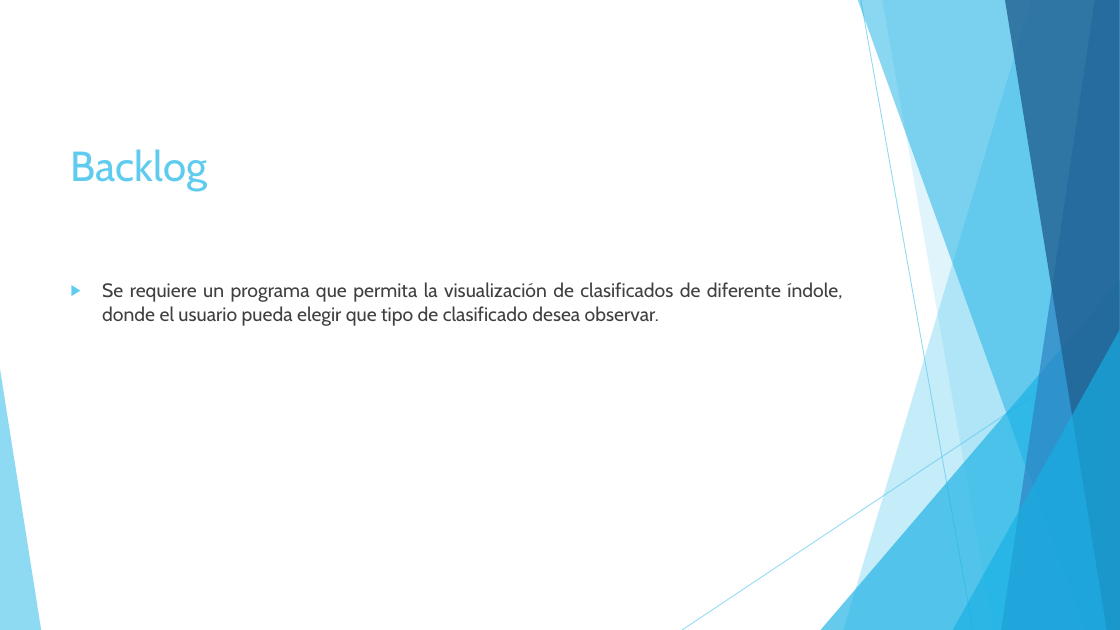
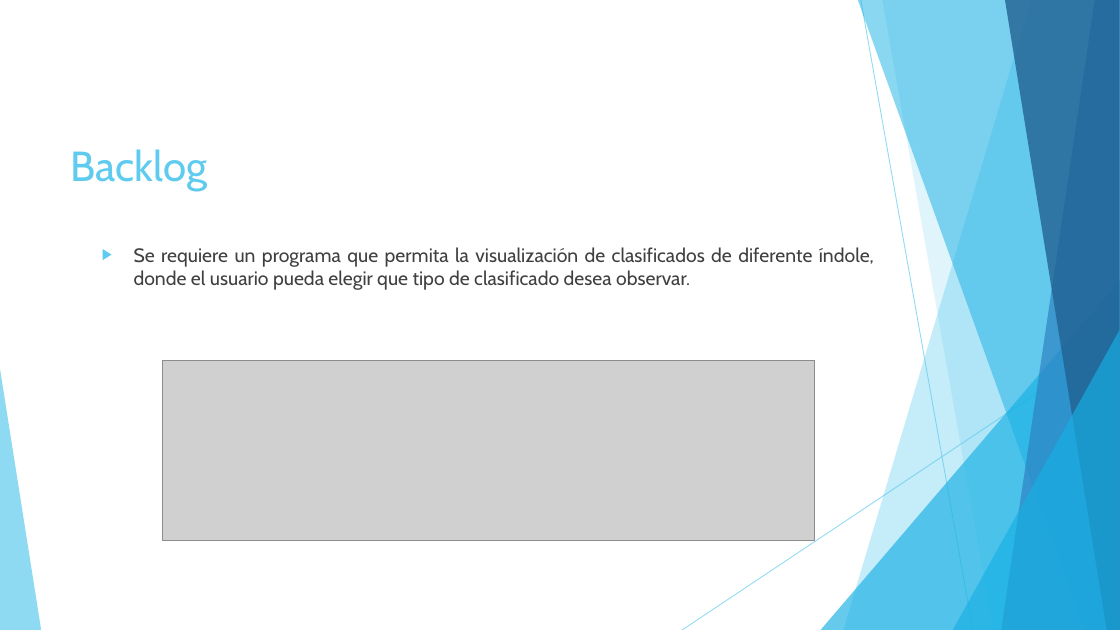
Before and after one commit to Vampiro20111/clasificados, a slide deck: slide 2 of Clasificados.pptx. Drawn at 1120x630 pixels with LibreOffice and Linux fonts; fonts in the diff are those of the drawing; grey boxes stand for pictures. Boxes give left, top, right and bottom in pixels: in the first picture for what was removed or moved away, otherwise in the second. Text is boxed around its words. In the diff, an @@ line names an element or a change of style, - is before the commit and + after.

```diff
--- a/Clasificados.pptx
+++ b/Clasificados.pptx
@@ text "Se requiere un programa que ...": place and size @@
-text "Se requiere un programa que ..." at (102,282,842,326)
+text "Se requiere un programa que ..." at (134,247,874,290)
@@ picture added at (162,361,815,540) @@
```
Also in this commit, not shown: 5 other slides changed, 5 slides added, 4 slides removed.
